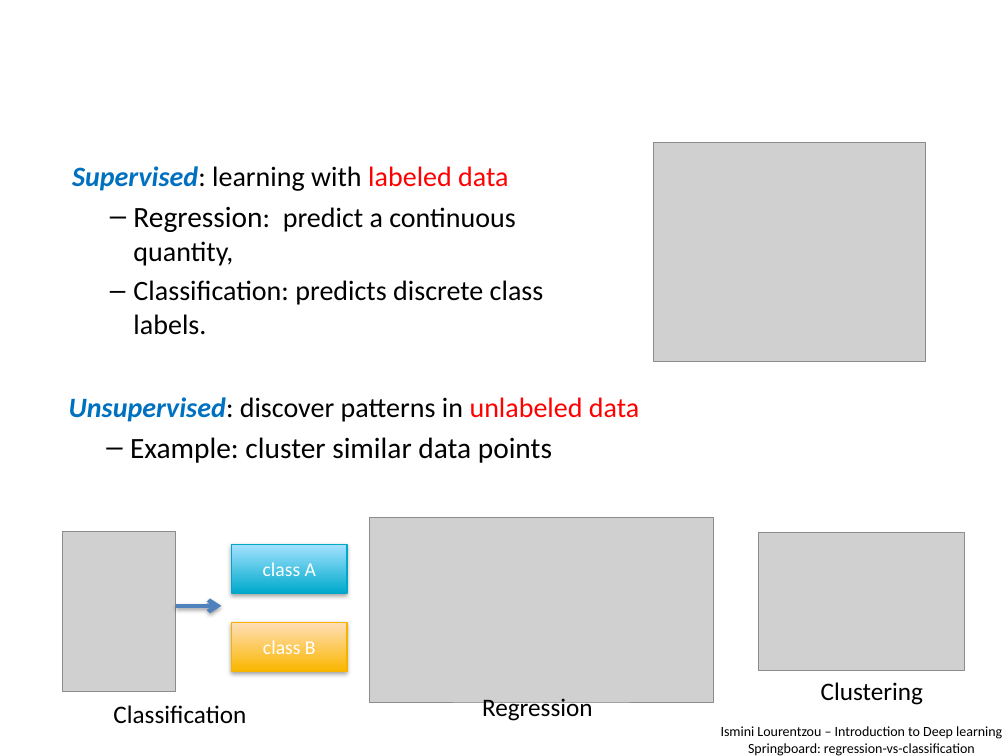
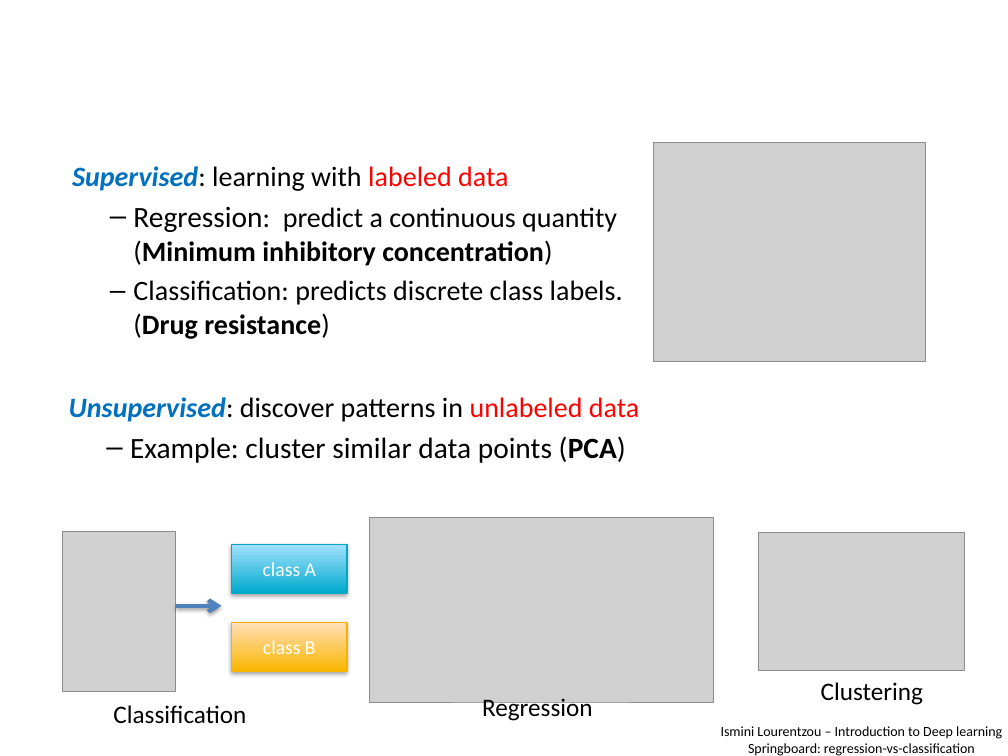
Before and after one commit to lshtm-genomics/omics-course, a slide deck: slide 6 of docs/presentations/AI-dr_prediction.pptx (slide 3 before the commit). Drawn at 1008x756 pixels with LibreOffice and Linux fonts; fonts in the diff are those of the drawing; grey boxes stand for pictures; background and template pictures are left out. Boxes give left, top, right and bottom in pixels: in the first picture for what was removed or moved away, otherwise in the second. Text is boxed around its words. In the diff, an @@ line names an element or a change of style, - is before the commit and + after.

Commit message:
updating ai presentation

```diff
--- a/docs/presentations/AI-dr_prediction.pptx
+++ b/docs/presentations/AI-dr_prediction.pptx
@@ text at box(133, 207, 623, 339): text changed @@
-  – Regression: predict a continuous quantity,
-  – Classification: predicts discrete class labels.
+  – Regression: predict a continuous quantity (Minimum inhibitory concentration)
+  – Classification: predicts discrete class labels. (Drug resistance)
@@ text at box(130, 436, 626, 463): text changed @@
-  – Example: cluster similar data points
+  – Example: cluster similar data points (PCA)
```
Also in this commit, not shown: 5 other slides changed, 4 slides added, 1 slide removed.
